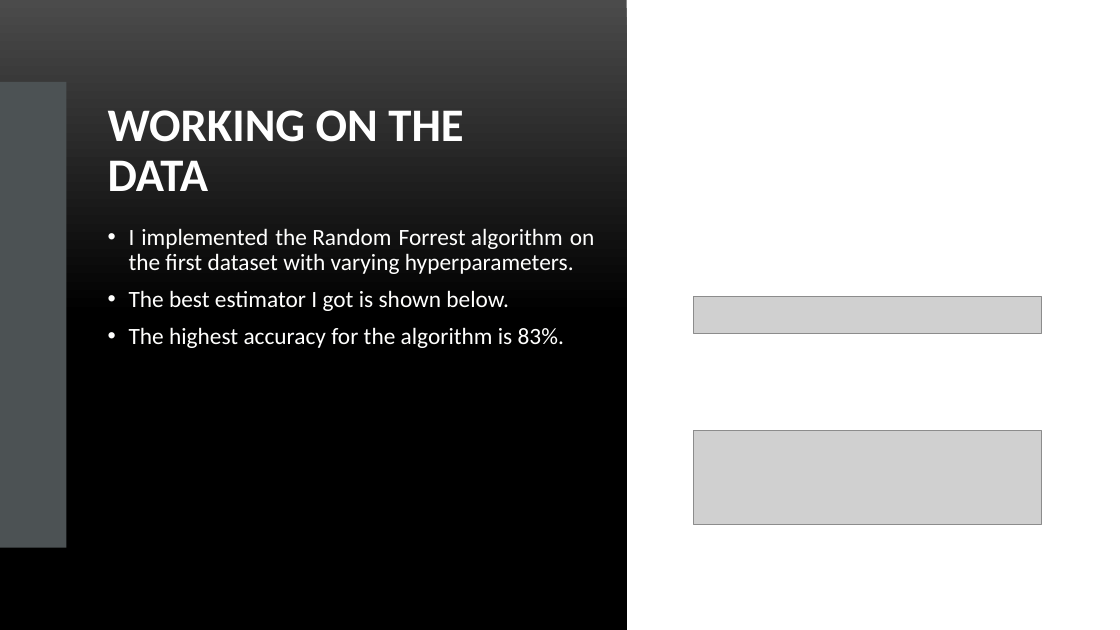
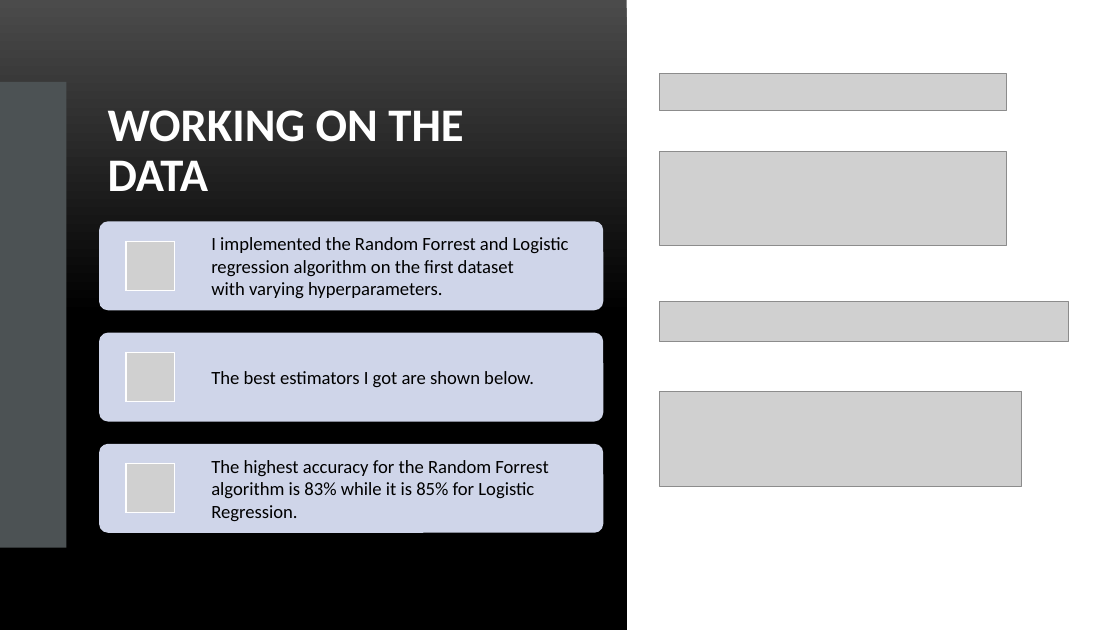
Before and after one commit to DATA-606-FALL-2022/DATA606_abhinav, a slide deck: slide 7 of Class presentation.pptx. Drawn at 1120x630 pixels with LibreOffice and Linux fonts; fonts in the diff are those of the drawing; grey boxes stand for pictures. Boxes give left, top, right and bottom in pixels: in the first picture for what was removed or moved away, otherwise in the second. Text is boxed around its words. In the diff, an @@ line names an element or a change of style, - is before the commit and + after.

```diff
--- a/Class presentation.pptx
+++ b/Class presentation.pptx
@@ picture: place and size @@
-picture at [694, 297, 1042, 333]
+picture at [660, 74, 1007, 110]
@@ picture: place and size @@
-picture at [694, 430, 1042, 524]
+picture at [660, 151, 1007, 245]
@@ text removed at [129, 228, 595, 348] @@
-• I implemented the Random Forrest algorithm on the first dataset with varying hyperparameters.
-• The best estimator I got is shown below.
-• The highest accuracy for the algorithm is 83%.
@@ picture added at [660, 302, 1069, 341] @@
@@ picture added at [660, 392, 1023, 487] @@
@@ group added at [99, 221, 603, 533]: 3 rounded rectangles, 3 pictures, 3 texts @@
+I implemented the Random Forrest and Logistic regression algorithm on the first dataset with varying hyperparameters.
+The best estimators I got are shown below.
+The highest accuracy for the Random Forrest algorithm is 83% while it is 85% for Logistic Regression.
```
Also in this commit, not shown: 2 other slides changed.
